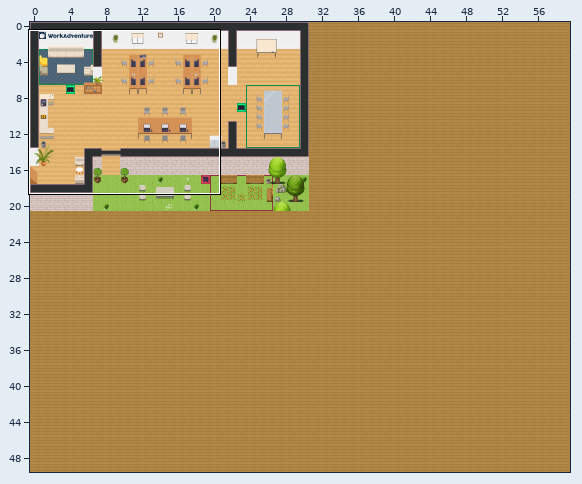
Two versions of a level (Tiled map (JSON), map.tmj). Above: a wide view before the commit, with the close-up outlined.
Close-up. As it was:
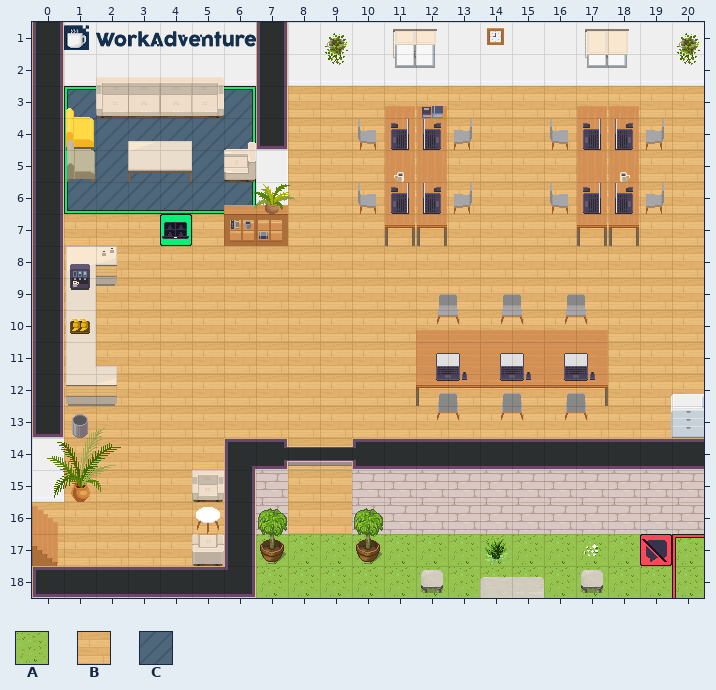
Cells are 32x32 px. Shown: x 0..20, y 1..18. The commit also changed other parts of the map, which this record leaves out.
Key: from "WA_Exterior": A 628; from "WA_Room_Builder": B 350, C 360.
_ is an empty cell, # one hidden under a higher layer.
Layers that did not change in this view are not listed.
Layer "floor/floor1" before, first column x 0:
 1 _____________________
 2 _____________________
 3 #CC##CC#BBBBBBBBBBBBB
 4 #CCCCCC#BBBBBBBBBBBBB
 5 #CCCCCC#BBBBBBBBBBBBB
 6 #CCCCCC#BBBBBBBBBBBBB
 7 #BBBBBBBBBBBBBBBBBBBB
 8 #BBBBBBBBBBBBBBBBBBBB
 9 #BBBBBBBBBBBBBBBBBBBB
10 #BBBBBBBBBBBBBBBBBBBB
11 #BBBBBBBBBBB######BBB
12 #BBBBBBBBBBBBBBBBBBBB
13 #BBBBBBBBBBBBBBBBBBB#
14 #BBBBB##BB###########
15 #BBBBB##BB###########
16 BBBBBB##BB###########
17 BBBBBB#AAAAAAAAAAAAAA
18 #######AAAAAAAAAAAAAA
And afterwards:
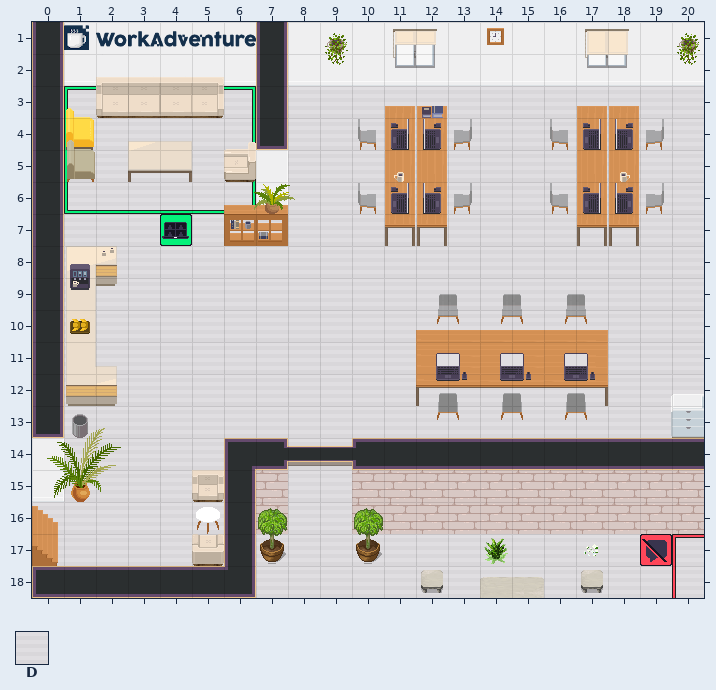
Further tiles: from "WA_Room_Builder": D 358.
What changed:
Layer "floor/floor1":
y 3: x 1 C -> D; x 6 C -> D; x 8..20 BBBBBBBBBBBBB -> DDDDDDDDDDDDD
y 4: x 1..6 CCCCCC -> DDDDDD; x 8..20 BBBBBBBBBBBBB -> DDDDDDDDDDDDD
y 5: x 1..5 CCCCC -> DDDDD; x 8..20 BBBBBBBBBBBBB -> DDDDDDDDDDDDD
y 6: x 1..6 CCCCCC -> DDDDDD; x 8..20 BBBBBBBBBBBBB -> DDDDDDDDDDDDD
y 7: x 1..3 BBB -> DDD; x 5..20 BBBBBBBBBBBBBBBB -> DDDDDDDDDDDDDDDD
y 8..10: x 1..20 BBBBBBBBBBBBBBBBBBBB -> DDDDDDDDDDDDDDDDDDDD
y 11: x 1..11 BBBBBBBBBBB -> DDDDDDDDDDD; x 18..20 BBB -> DDD
y 12: x 1..20 BBBBBBBBBBBBBBBBBBBB -> DDDDDDDDDDDDDDDDDDDD
y 13: x 1..19 BBBBBBBBBBBBBBBBBBB -> DDDDDDDDDDDDDDDDDDD
y 14: x 1..5 BBBBB -> DDDDD; x 8..9 BB -> DD
y 15: x 1..4 BBBB -> DDDD; x 8..9 BB -> DD
y 16: x 0..5 BBBBBB -> DDDDDD; x 8..9 BB -> DD
y 17: x 0..5 BBBBBB -> DDDDDD; x 7..18 AAAAAAAAAAAA -> DDDDDDDDDDDD; x 20 A -> D
y 18: x 7..20 AAAAAAAAAAAAAA -> DDDDDDDDDDDDDD
Changed places in both close-ups, as pixel boxes (x1, y1, x2, y2):
changed: (32, 86, 704, 598)
